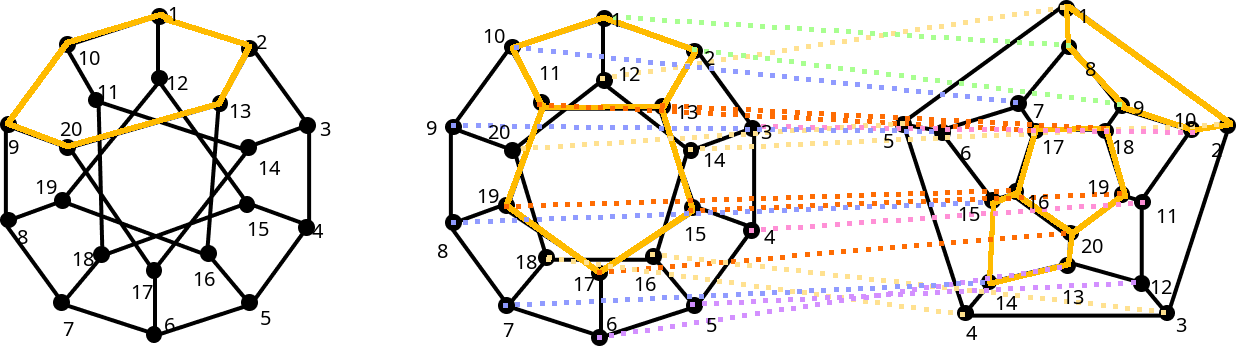
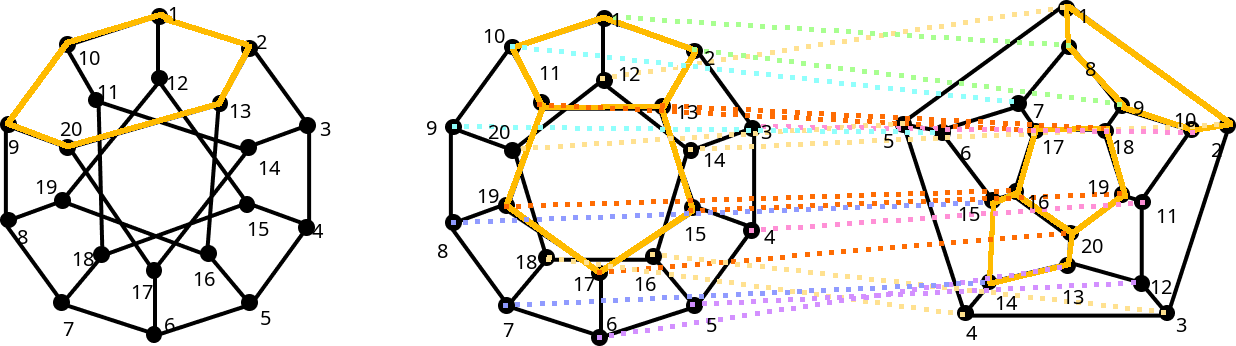
Two versions of the same layered image (1236x346). Layer-by-layer changes:
painted on "Layer #1" over [451, 44, 1018, 135]
